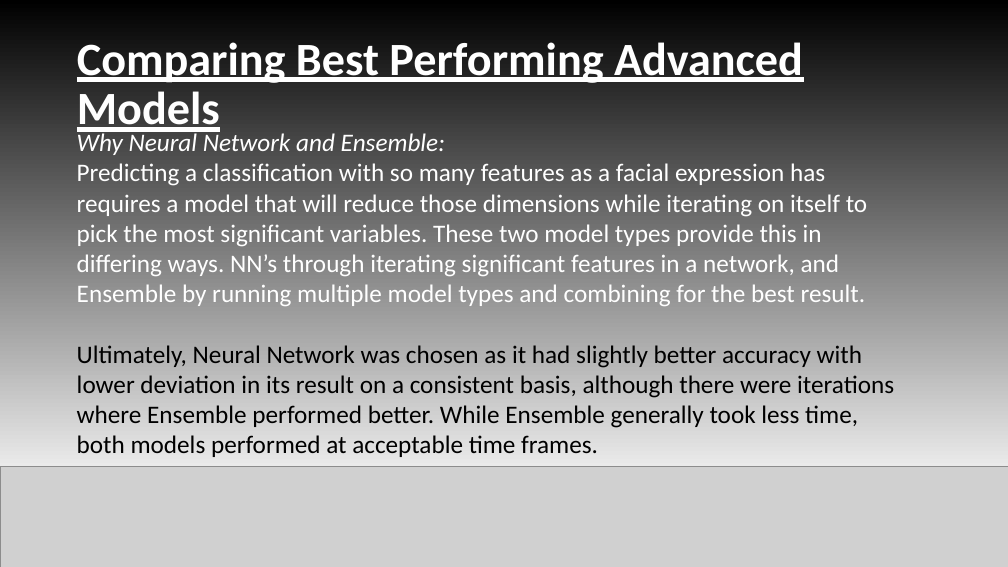
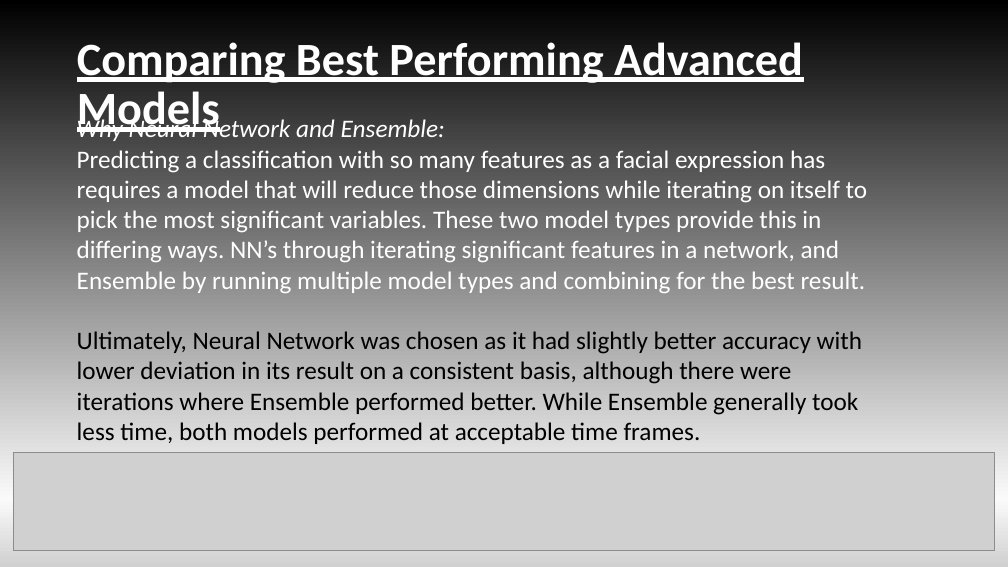
Before and after one commit to MakiMaki001/Spring2020-Project3-group5, a slide deck: slide 7 of doc/Project 3- Image Classification.pptx. Drawn at 1008x567 pixels with LibreOffice and Linux fonts; fonts in the diff are those of the drawing; grey boxes stand for pictures. Boxes give left, top, right and bottom in pixels: in the first picture for what was removed or moved away, otherwise in the second. Text is boxed around its words. In the diff, an @@ line names an element or a change of style, - is before the commit and + after.

```diff
--- a/doc/Project 3- Image Classification.pptx
+++ b/doc/Project 3- Image Classification.pptx
@@ text "Why Neural Network and Ensemble:" rewrapped from (77, 131, 894, 457) to (77, 117, 867, 444) @@
@@ picture: place and size @@
-picture at (0, 467, 1008, 567)
+picture at (14, 453, 994, 551)
```
Also in this commit, not shown: 1 other file.
